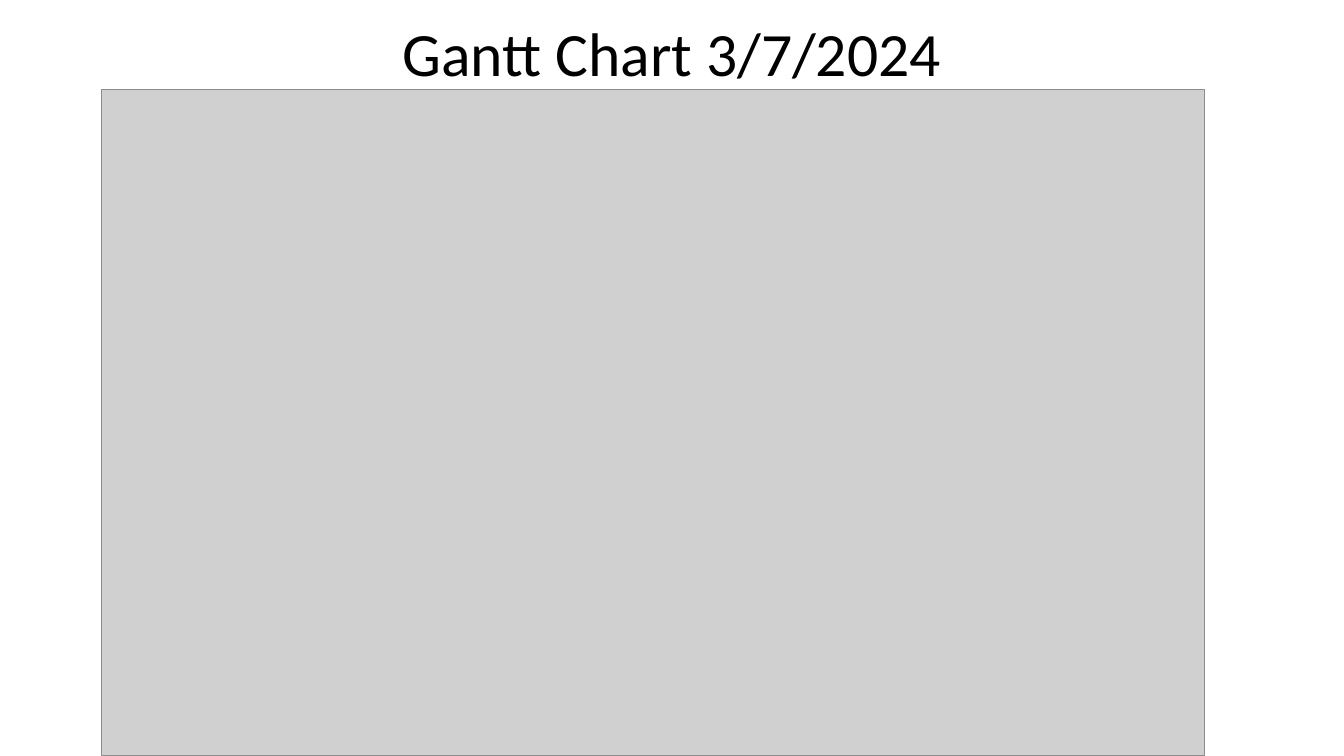
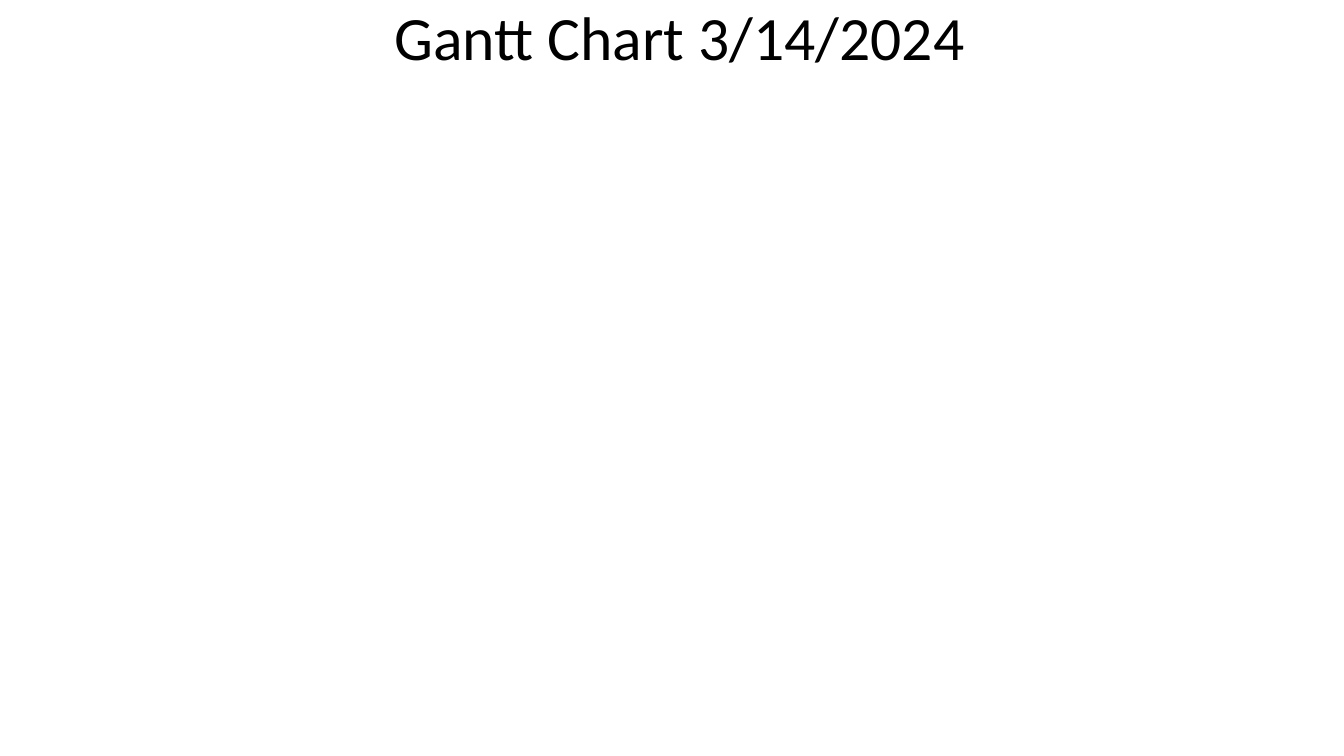
Before and after one commit to DustinPhan/491_SharkToothSoftware, a slide deck: slide 6 of Archive/Status Reports/SharkToothSoftware Status Report 03-14-2024.pptx. Drawn at 1344x756 pixels with LibreOffice and Linux fonts; fonts in the diff are those of the drawing; grey boxes stand for pictures; background and template pictures are left out. Boxes give left, top, right and bottom in pixels: in the first picture for what was removed or moved away, otherwise in the second. Text is boxed around its words. In the diff, an @@ line names an element or a change of style, - is before the commit and + after.

```diff
--- a/Archive/Status Reports/SharkToothSoftware Status Report 03-14-2024.pptx
+++ b/Archive/Status Reports/SharkToothSoftware Status Report 03-14-2024.pptx
@@ title at (395, 17, 964, 63): text changed @@
-Gantt Chart 3/7/2024
+Gantt Chart 3/14/2024
@@ picture removed at (102, 90, 1205, 756) @@
```
Also in this commit, not shown: 4 other slides changed, 1 slide added, 1 slide removed, 3 other files.
